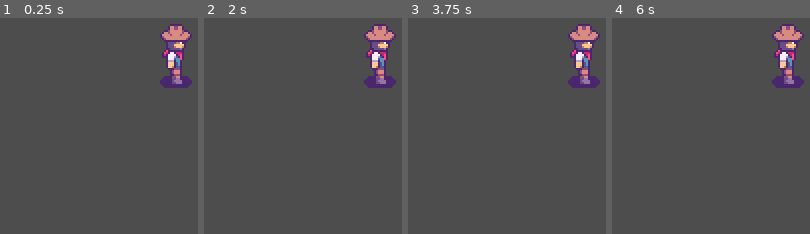
Above: before the commit, frames 1-4 (left to right).
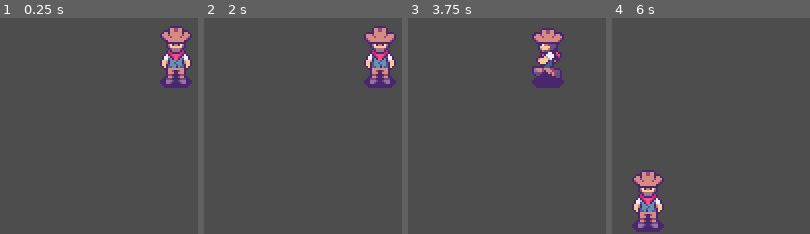
Above: after the commit, the same moments.

Repository: HonouredOne/DustyTrails
Game: Godot game, scene res://Scenes/Main.tscn
Two runs of this game, one before a commit and one after it. Both use one fixed random seed, a clock stepped at 60 frames per second and the inputs below.
Inputs (mouse positions are in pixels of both pictures, inside the frame that each line leads up to):
- Up to frame 1 (0.25 s): no input
- Up to frame 2 (2 s): tap Enter at 0.5 s; move the mouse to (outside the picture) at 0.52 s; hold D (ui_right) 0.53-1.25 s; hold Ctrl (ui_attack, bound only after the commit) 0.53-1.25 s; click (outside the picture) at 0.67 s; tap Shift (ui_sprint, bound only after the commit) at 0.8 s; drag from (289, 72) to (386, 126) at 1.27 s
- Up to frame 3 (3.75 s): move the mouse to (outside the picture) at 2.02 s; hold D (ui_right) 2.03-2.75 s; hold Ctrl (ui_attack, bound only after the commit) 2.03-2.75 s; tap Shift (ui_sprint, bound only after the commit) at 2.3 s; drag from (590, 126) to (outside the picture) at 2.77 s; move the mouse to (outside the picture) at 3.52 s; hold A (ui_left) from 3.53 s (still down); hold Shift (ui_sprint, bound only after the commit) from 3.53 s (still down); tap O at 3.6 s
- Up to frame 4 (6 s): release A (ui_left) at 4.25 s; release Shift (ui_sprint, bound only after the commit) at 4.25 s; drag from (outside the picture) to (outside the picture) at 4.27 s; move the mouse to (outside the picture) at 5.02 s; hold S (ui_down) 5.03-5.75 s; hold Shift (ui_sprint, bound only after the commit) 5.03-5.75 s; click (outside the picture) at 5.17 s; drag from (outside the picture) to (697, 72) at 5.77 s

The runs differ from the first frame. In frame 1, 2.3% of the frame differs, in the area x 80-97%, y 2-31%; in frame 2, 2.5%; in frame 3, 6.6%; in frame 4, 6.8%, in the area x 10-97%, y 2-100%.
Error before the commit: Parse Error: Expected an expression after "=". (res://Scripts/Player.gd:22)

Commit message:
added movement functionality to player script

Diff:
--- a/Scenes/Main.tscn
+++ b/Scenes/Main.tscn
@@ -6,3 +6,4 @@
 
 [node name="Player" parent="." instance=ExtResource("1_bc2cu")]
 position = Vector2(142, 88)
+speed = 50
--- a/Scenes/Player.tscn
+++ b/Scenes/Player.tscn
@@ -592,7 +592,6 @@
 
 [node name="Player" type="CharacterBody2D"]
 script = ExtResource("1_6t6f1")
-speed = null
 
 [node name="CollisionShape2D" type="CollisionShape2D" parent="."]
 position = Vector2(-1, 4)
@@ -600,4 +599,8 @@
 
 [node name="AnimatedSprite2D" type="AnimatedSprite2D" parent="."]
 sprite_frames = SubResource("SpriteFrames_gsvft")
-animation = &"attack_side"
+animation = &"attack_down"
+frame = 5
+frame_progress = 1.0
+
+[connection signal="animation_finished" from="AnimatedSprite2D" to="." method="_on_animated_sprite_2d_animation_finished"]
--- a/Scripts/Player.gd
+++ b/Scripts/Player.gd
@@ -3,6 +3,10 @@
 @onready var animation_sprite = $AnimatedSprite2D
 
 @export var speed = 50
+var is_attacking = false
+
+var new_direction : Vector2
+var animation : String
 
 func _physics_process(delta):
 	var direction: Vector2
@@ -12,15 +16,51 @@
 	if abs(direction.x) == 1 and abs(direction.y) == 1:
 		direction = direction.normalized()
 
+	if Input.is_action_pressed("ui_sprint"):
+		speed = 100
+	elif Input.is_action_just_released("ui_sprint"):
+		speed = 50
+
 	var movement = speed * direction * delta
+	if is_attacking == false:
+		move_and_collide(movement)
+		player_animations(direction)
 
-	move_and_collide(movement)
+	if not Input.is_anything_pressed():
+		if is_attacking == false:
+			animation = "idle_" + returned_direction(new_direction)
+
+func _input(event):
+	if event.is_action_pressed("ui_attack"):
+		is_attacking = true
+		animation = "attack_" + returned_direction(new_direction)
+		animation_sprite.play(animation)
 
 func player_animations(direction : Vector2):
 	if direction != Vector2.ZERO:
 		new_direction = direction
-		animation =
+		animation = "walk_" + returned_direction(new_direction)
 		animation_sprite.play(animation)
 	else:
-		animation =
+		animation = "idle_" + returned_direction(new_direction)
 		animation_sprite.play(animation)
+
+func returned_direction(direction : Vector2):
+	var normalized_direction = direction.normalized()
+	var default_return = "down"
+
+	if normalized_direction.y > 0:
+		return "down"
+	elif normalized_direction.y < 0:
+		return "up"
+	elif normalized_direction.x > 0:
+		animation_sprite.flip_h = false
+		return "side"
+	elif normalized_direction.x < 0:
+		animation_sprite.flip_h = true
+		return "side"
+
+	return default_return
+
+func _on_animated_sprite_2d_animation_finished():
+	is_attacking = false
--- a/project.godot
+++ b/project.godot
@@ -13,7 +13,6 @@
 config/name="DustyTrails"
 run/main_scene="res://Scenes/Main.tscn"
 config/features=PackedStringArray("4.1", "Forward Plus")
-config/icon="res://icon.svg"
 
 [display]
 
@@ -56,6 +55,16 @@
 , Object(InputEventJoypadMotion,"resource_local_to_scene":false,"resource_name":"","device":0,"axis":1,"axis_value":1.0,"script":null)
 ]
 }
+ui_sprint={
+"deadzone": 0.5,
+"events": [Object(InputEventKey,"resource_local_to_scene":false,"resource_name":"","device":-1,"window_id":0,"alt_pressed":false,"shift_pressed":false,"ctrl_pressed":false,"meta_pressed":false,"pressed":false,"keycode":0,"physical_keycode":4194325,"key_label":0,"unicode":0,"echo":false,"script":null)
+]
+}
+ui_attack={
+"deadzone": 0.5,
+"events": [Object(InputEventKey,"resource_local_to_scene":false,"resource_name":"","device":-1,"window_id":0,"alt_pressed":false,"shift_pressed":false,"ctrl_pressed":false,"meta_pressed":false,"pressed":false,"keycode":0,"physical_keycode":4194326,"key_label":0,"unicode":0,"echo":false,"script":null)
+]
+}
 
 [rendering]
 
